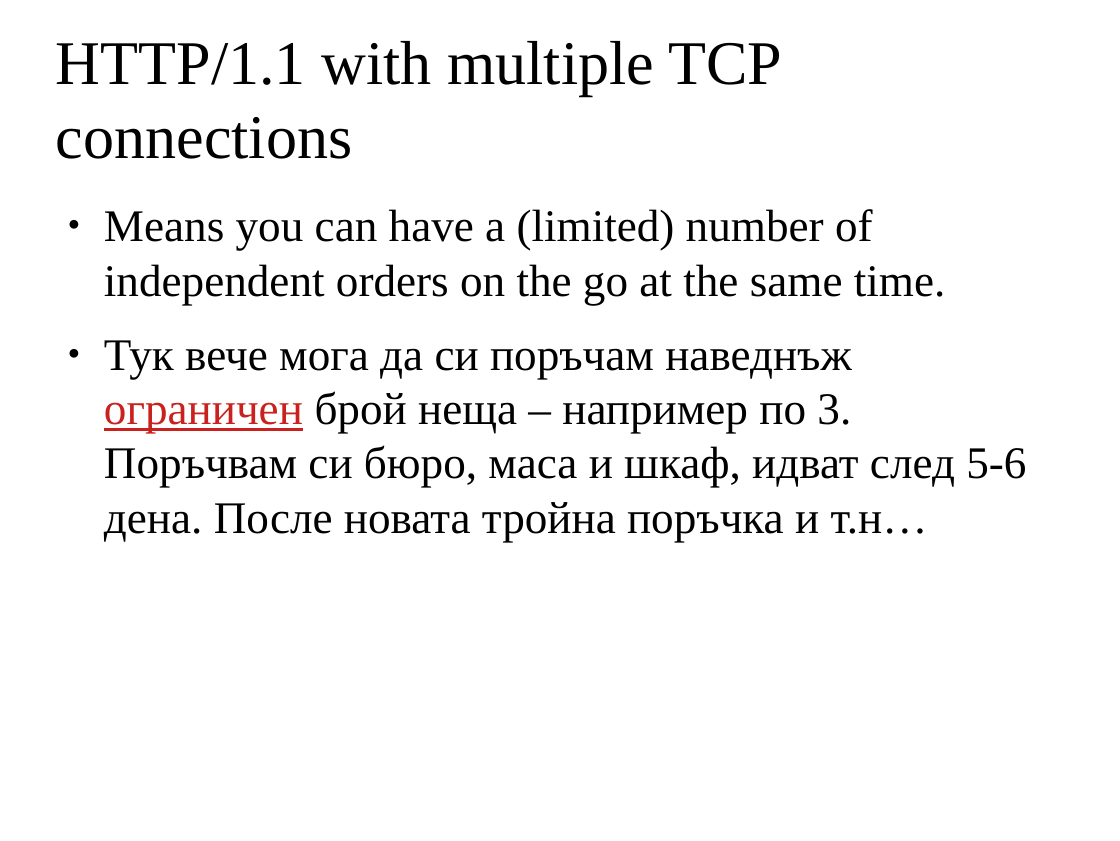
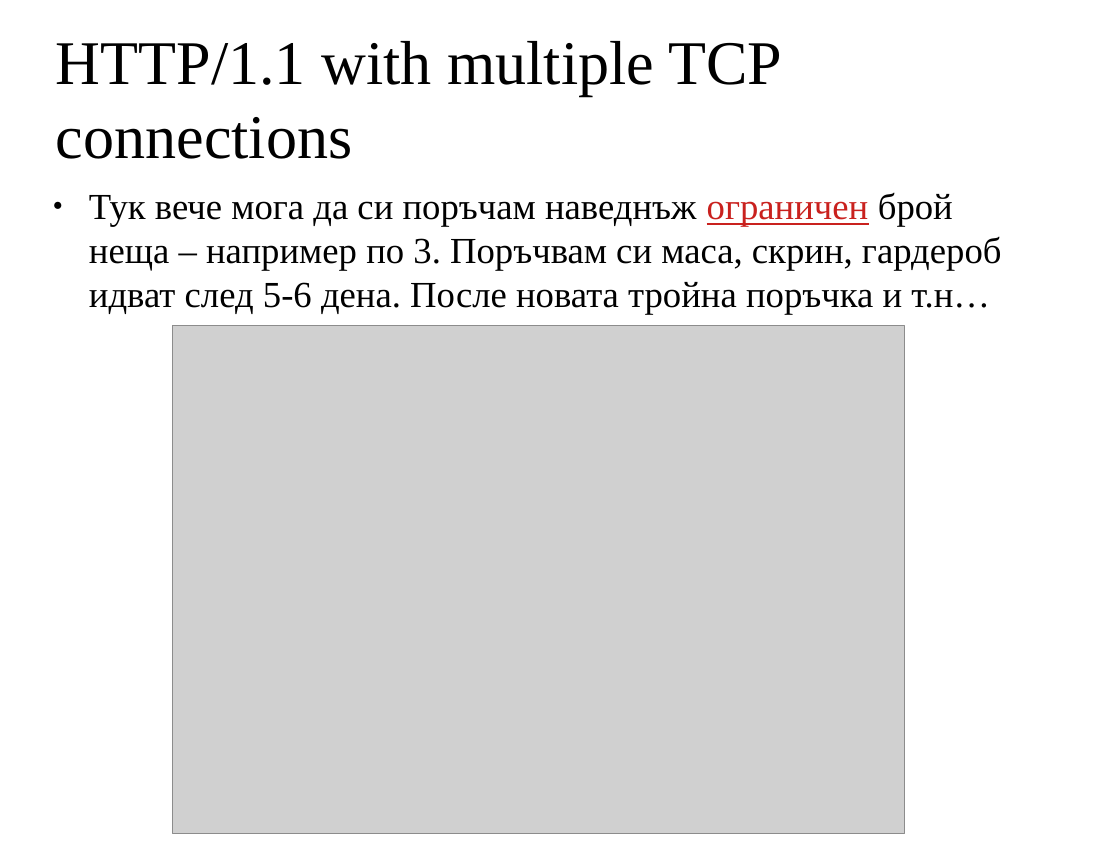
Before and after one commit to segoranov/web_technologies, a slide deck: slide 11 of http2_presentation/http2.odp (slide 15 before the commit). Drawn at 1120x841 pixels with LibreOffice and Linux fonts; fonts in the diff are those of the drawing; grey boxes stand for pictures; background and template pictures are left out. Boxes give left, top, right and bottom in pixels: in the first picture for what was removed or moved away, otherwise in the second. Text is boxed around its words. In the diff, an @@ line names an element or a change of style, - is before the commit and + after.

```diff
--- a/http2_presentation/http2.odp
+++ b/http2_presentation/http2.odp
@@ text at bbox=[89, 192, 1001, 315]: text changed; size 32 to 26 pt @@
-● Means you can have a (limited) number of independent orders on the go at the same time.
-● Тук вече мога да си поръчам наведнъж ограничен брой неща – например по 3. Поръчвам си бюро, маса и шкаф, идват след 5-6 дена. После новата тройна поръчка и т.н…
+● Тук вече мога да си поръчам наведнъж ограничен брой неща – например по 3. Поръчвам си маса, скрин, гардероб идват след 5-6 дена. После новата тройна поръчка и т.н…
@@ picture added at bbox=[173, 325, 905, 833] @@
```
Also in this commit, not shown: 7 other slides changed, 1 slide removed.
